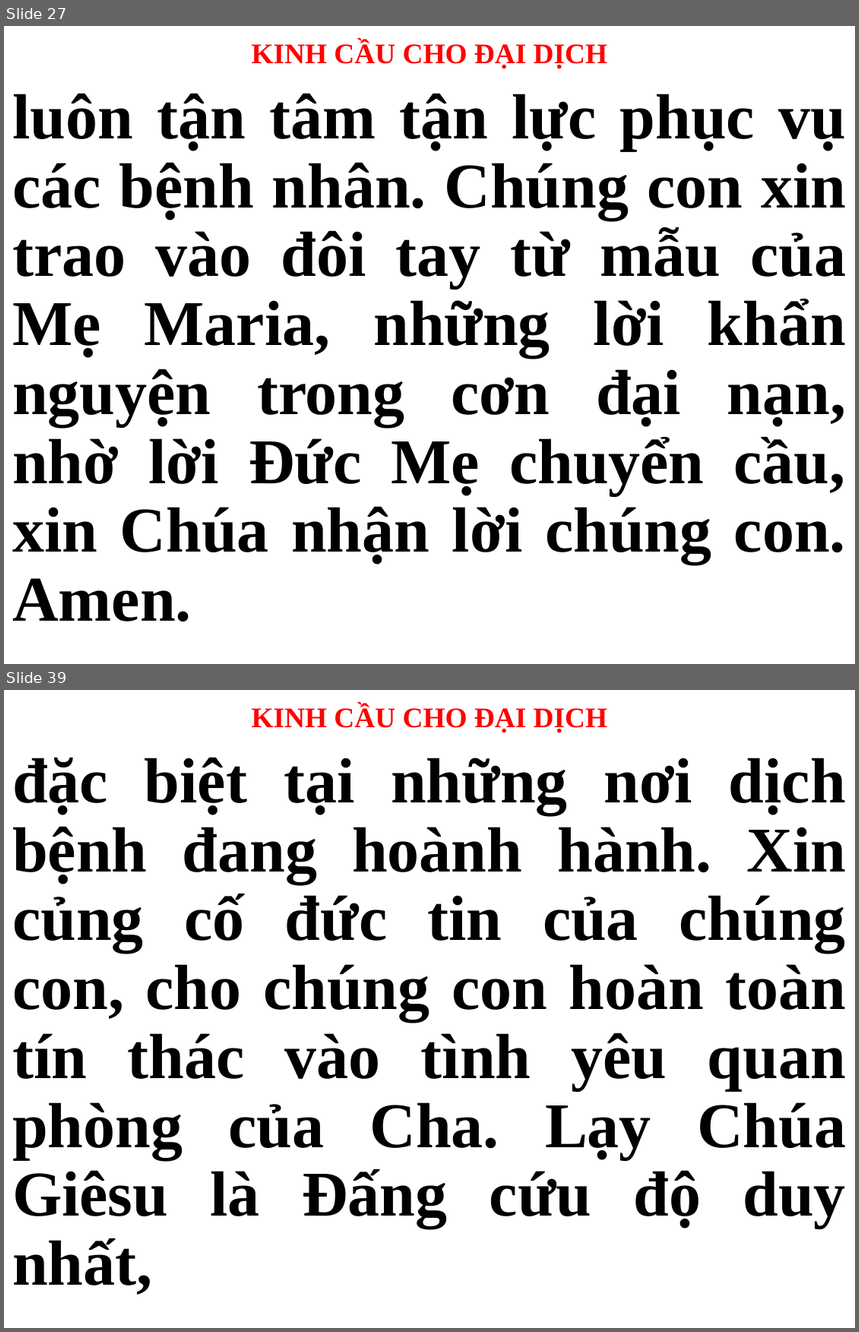
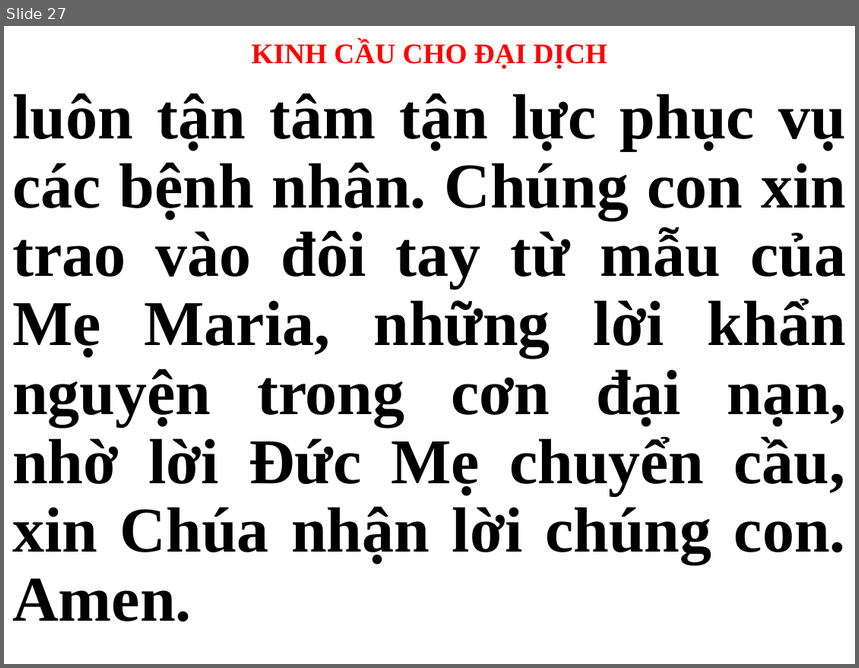
Before and after one commit to peteranh99/usb-songs, a slide deck: CN.pptx. Shown one above the other, each under a label of ours: slides 27 and 39 before the commit, slide 27 after it; the slides between them are not shown. The pictures are 859x1332 and 859x668 pixels, drawn with LibreOffice and Linux fonts; fonts in the diff are those of the drawing. Boxes give left, top, right and bottom in pixels: in the first picture for what was removed or moved away, otherwise in the second. Text is boxed around its words. In the diff, an @@ line names an element or a change of style, - is before the commit and + after.

```diff
--- a/CN.pptx
+++ b/CN.pptx
@@ slide 39 removed at bbox=[4, 690, 855, 1328], background #FFFFFF @@
@@ title removed at bbox=[252, 705, 607, 733] @@
-KINH CẦU CHO ĐẠI DỊCH
@@ subtitle removed at bbox=[12, 757, 847, 1295] @@
-đặc biệt tại những nơi dịch bệnh đang hoành hành. Xin củng cố đức tin của chúng con, cho chúng con hoàn toàn tín thác vào tình yêu quan phòng của Cha. Lạy Chúa Giêsu là Đấng cứu độ duy nhất,
```
Also in this commit, not shown: 28 other slides changed, 53 slides added, 38 other slides removed, 2 other files.
